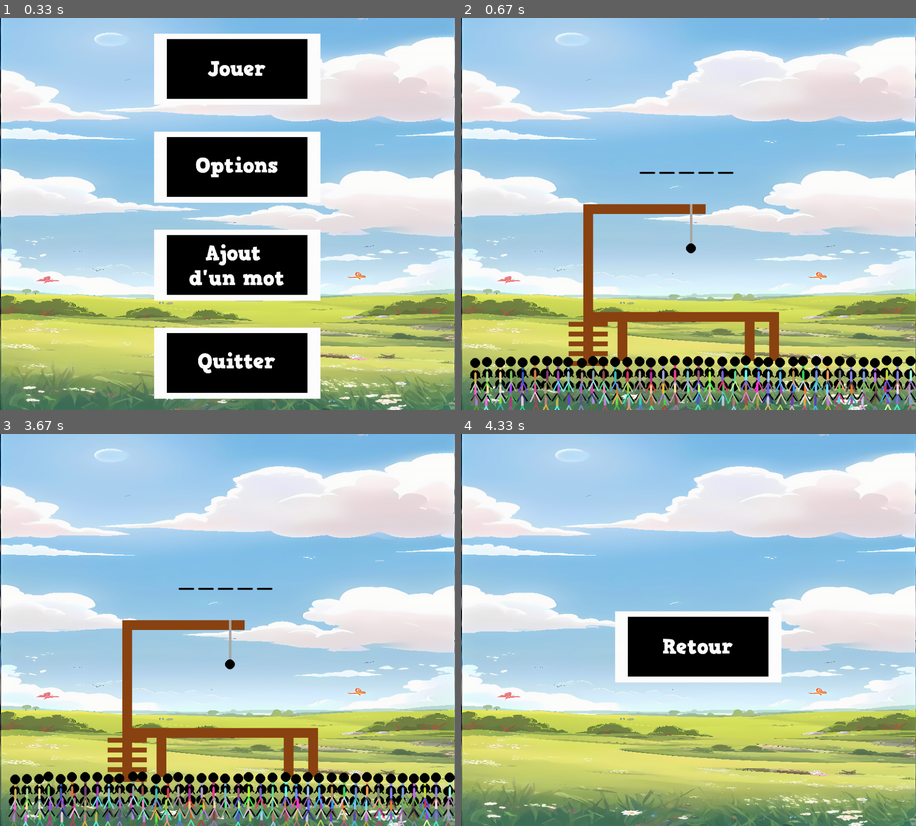
Above: before the commit, frames 1-4 (two rows, left to right).
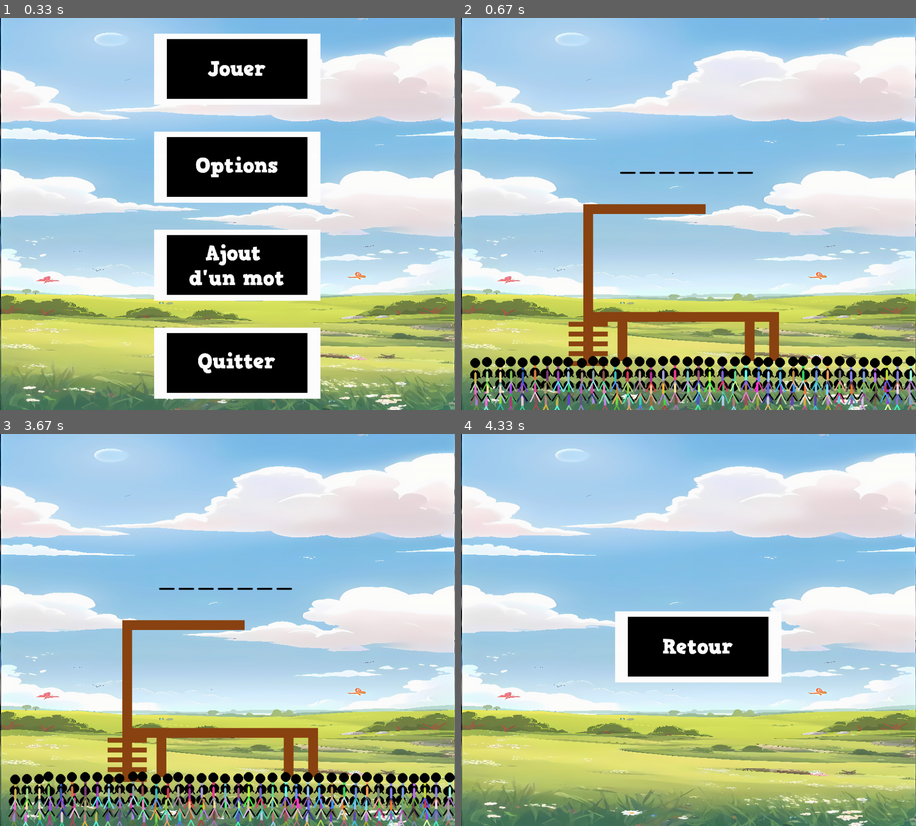
Above: after the commit, the same moments.

Repository: RyderBlack/pendu_python
Game: pygame game, started from mainV7.py
Two runs of this game, one before a commit and one after it. Both use one fixed random seed, a clock stepped at 60 frames per second and the inputs below.
Inputs (mouse positions are in pixels of both pictures, inside the frame that each line leads up to):
- Up to frame 1 (0.33 s): no input
- Up to frame 2 (0.67 s): press the mouse at (697, 68) at 0.37 s; move the mouse to (697, 198) at 0.47 s; release the mouse at (702, 331) at 0.6 s
- Up to frame 3 (3.67 s): type "ann" at 0.67 s; tap Enter at 1, 1.88, 3.18 s; tap Space at 1.22 s; press the mouse at (236, 645) at 1.58 s; move the mouse to (232, 567) at 1.68 s; release the mouse at (232, 488) at 1.82 s; type "a" at 3.05 s; press the mouse at (236, 484) at 3.58 s
- Up to frame 4 (4.33 s): move the mouse to (774, 512) at 3.68 s; release the mouse at (856, 543) at 3.82 s; move the mouse to (629, 567) at 3.92 s; tap Space at 3.95, 4.25 s

Frame 1 is identical in both runs. In frame 2, 0.1% of the frame differs, in the area x 34-65%, y 39-61%; in frame 3, 0.1%; in frame 4, nothing differs.

Commit message:
refactor: bug fix for menu display and secret hangman

Diff:
--- a/mainV7.py
+++ b/mainV7.py
@@ -25,13 +25,13 @@
 
 # Secret ending asset if failed game
 perso = pygame.image.load("./images/un_pendu2.png").convert_alpha() # 108x400 px
-persoRect = perso.get_rect() #crée un rectangle autour d'une image
-persoRect.topleft = (450, 420) #dimension du rectangle
+persoRect = perso.get_rect() # draw a rectangle around image
+persoRect.topleft = (450, 420) # size of rectangle
 
 # Secret ending asset for hardcore mode
-perso2 = pygame.image.load("./images/its_me.png").convert_alpha()
-persoRect2 = perso.get_rect()
-persoRect2.topleft = (0, 0)
+perso2 = pygame.image.load("./images/its_me.png").convert()
+perso2_scaled = pygame.transform.scale(perso2, (930,800))
+
 
 # FONT & TEXT
 police = pygame.font.Font(None, 35)
@@ -75,8 +75,8 @@
     def store_words(self):
         with open('words.txt','r') as file:
             self.word_list = file.read().splitlines()
-            self.chosen_word = random.choice(self.word_list)
-            print(self.chosen_word)
+            self.chosen_word = random.choice(self.word_list).strip()
+            print(self.chosen_word.strip())
 
     # display an input screen and add a new word in word_list AND in words.txt file
     def add_word(self):
@@ -141,6 +141,7 @@
                             letter_render = police.render(guessed_letter, True, self.NOIR)
                             screen.blit(letter_render, (start_x + position * 42, 280))
 
+
     # Draw the full hangman body
     def draw(self):
         self.x = 50
@@ -155,32 +156,45 @@
                            (self.x - 10, self.y + 25))
             self.x += 25
 
-        # To display secret asset #1
-        if len(self.lettre_fausse) >= 6:
-            screen.blit(perso, persoRect)
-
-        # Display the hangman body parts HERE
-        else:
-            if len(self.lettre_fausse) >= 1:
-                pygame.draw.circle(screen, self.NOIR, (470, 465), 15)  # Head
-            if len(self.lettre_fausse) >= 2:
-                pygame.draw.line(screen, self.NOIR, (470, 480), (470, 540), 5)  # Body
-            if len(self.lettre_fausse) >= 3:
-                pygame.draw.line(screen, self.NOIR, (470, 500), (430, 520), 5)  # Left arm
-            if len(self.lettre_fausse) >= 4:
-                pygame.draw.line(screen, self.NOIR, (470, 500), (510, 520), 5)  # Right arm
-            if len(self.lettre_fausse) >= 5:
-                pygame.draw.line(screen, self.NOIR, (470, 540), (440, 570), 5)  # Left leg
-            if len(self.lettre_fausse) >= 6:
-                pygame.draw.line(screen, self.NOIR, (470, 540), (500, 570), 5)  # Right leg
+            # To display secret asset #1
+            if len(self.lettre_fausse) >= 7:
+                print("lettre fausse : ",len(self.lettre_fausse))
+                clear_rect = pygame.Rect(430, 450, 80, 130)
+                screen.blit(background.subsurface(clear_rect), clear_rect)
+                pygame.draw.line(screen, GRAY, (470, 380), (470, 460), 5)
+                screen.blit(perso, persoRect)
+
+
+            # Display the hangman body parts HERE
+            else:
+                if len(self.lettre_fausse) >= 1:
+                    pygame.draw.line(screen, GRAY, (470, 380), (470, 460), 5)  # Rope line
+                    # pygame.draw.circle(screen, BLACK, (470, 470), 10)  # Rope knot
+                if len(self.lettre_fausse) >= 2:
+                    pygame.draw.circle(screen, self.NOIR, (470, 465), 15)  # Head
+                if len(self.lettre_fausse) >= 3:
+                    pygame.draw.line(screen, self.NOIR, (470, 480), (470, 540), 5)  # Body
+                if len(self.lettre_fausse) >= 4:
+                    pygame.draw.line(screen, self.NOIR, (470, 500), (430, 520), 5)  # Left arm
+                if len(self.lettre_fausse) >= 5:
+                    pygame.draw.line(screen, self.NOIR, (470, 500), (510, 520), 5)  # Right arm
+                if len(self.lettre_fausse) >= 6:
+                    pygame.draw.line(screen, self.NOIR, (470, 540), (440, 570), 5)  # Left leg
+
+                if len(self.lettre_fausse) >= 7:
+                    pygame.draw.line(screen, self.NOIR, (470, 540), (500, 570), 5)  # Right leg
+
+
 
     # VICTORY SCREEN
     def show_victory_screen(self):
+        pygame.time.wait(1500)
         victory_message = "Victoire ! Félicitations !"
         self.display_end_screen(victory_message, (0, 255, 0))
 
     # DEFEAT SCREEN
     def show_defeat_screen(self):
+        pygame.time.wait(1500)
         defeat_message = "Défaite ! Vous avez perdu !"
         self.display_end_screen(defeat_message, (255, 0, 0))
 
@@ -201,17 +215,20 @@
                         self.chosen_word = random.choice(self.word_list)
                         return True # Restart
                     elif event.key == pygame.K_ESCAPE:
+                        pygame.quit()
+                        sys.exit()
                         return False # Quit
 
+
             screen.fill((0, 0, 0))
 
-            message_font = pygame.font.SysFont("arial", 60)
+            message_font = pygame.font.SysFont("arialblack", 50)
             message_surface = message_font.render(message, True, text_color)
             message_rect = message_surface.get_rect(center=(WIDTH // 2, HEIGHT // 2))
             screen.blit(message_surface, message_rect)
 
-            instructions = "Appuyez sur Entrée pour recommencer ou sur Échap pour quitter"
-            instructions_font = pygame.font.SysFont("arial", 30)
+            instructions = "Appuyez sur Entrée pour revenir au menu ou sur Échap pour quitter"
+            instructions_font = pygame.font.SysFont("arialblack", 20)
             instructions_surface = instructions_font.render(instructions, True, (255, 255, 255))
             instructions_rect = instructions_surface.get_rect(center=(WIDTH // 2, HEIGHT // 2 + 60))
             screen.blit(instructions_surface, instructions_rect)
@@ -248,11 +265,10 @@
 
 
     def draw_character(self):
-
         pygame.draw.circle(screen, (0, 0, 0), (self.x, self.y), 10)  # Head
 
         # Body (shirt)
-        pygame.draw.line(screen, self.shirt_color, (self.x, self.y + 10), (self.x, self.y + 40), 5)  # Corps
+        pygame.draw.line(screen, self.shirt_color, (self.x, self.y + 10), (self.x, self.y + 40), 5)  # Body
 
         # Arms (Black)
         pygame.draw.line(screen, (0, 0, 0), (self.x, self.y + 15), (self.x - 10, self.y + 30), 3)  # Left Arm
@@ -263,7 +279,7 @@
         pygame.draw.line(screen, self.pants_color, (self.x, self.y + 40), (self.x + 10, self.y + 60), 3)  # Jambe droite
 
     def draw_audience(self):
-        # Dessine un public en plusieurs rangées avec des déplacements animés.
+        # Draw a crowd in several rows with animated movements
         for row in range(self.rows):
             for col in range(self.cols):
                 index = row * self.cols + col
@@ -275,12 +291,12 @@
                 self.draw_character()
 
     def update_animations(self):
-        # Met à jour les déplacements aléatoires
+        # Randomize crowd movements
         for i in range(len(self.animations)):
-            self.animations[i][0] += random.uniform(-0.5, 0.5)  # Mouvement horizontal
-            self.animations[i][1] += random.uniform(-0.5, 0.5)  # Mouvement vertical
-
-            # Limite les déplacements
+            self.animations[i][0] += random.uniform(-0.5, 0.5)  # Horizontal movement
+            self.animations[i][1] += random.uniform(-0.5, 0.5)  # Vertical movement
+
+            # Limit movements
             self.animations[i][0] = max(-self.max_movement, min(self.max_movement, self.animations[i][0]))
             self.animations[i][1] = max(-self.max_movement, min(self.max_movement, self.animations[i][1]))
 
@@ -358,7 +374,7 @@
 
     def run(self):
 
-        self.game.store_words()
+        # self.game.store_words()
         while self.game.is_running :
 
             # The First BG
@@ -388,8 +404,6 @@
                         self.menu_state = "main"
 
                 if self.menu_state == "play":
-                    # if screen.blit(background, (0, 0)):
-                    #     pass
                     if retour_button.draw(screen):
                         self.menu_state = "main"
                         self.game_paused = True
@@ -397,26 +411,45 @@
             # GAME LOGIC HERE
             else:
                 self.anim.update_animations()
-                # L'échafaud
-                pygame.draw.rect(screen, BROWN, (250, 600, 400, 20))  # Plateforme
-                # Poteaux
-                pygame.draw.rect(screen, BROWN, (250, 400, 20, 200))  # Poteau gauche
-                pygame.draw.rect(screen, BROWN, (250, 380, 250, 20))  # Poutre horizontale
-                # Pieds
-                pygame.draw.rect(screen, BROWN, (320, 620, 20, 80))  # Pied gauche avant
-                pygame.draw.rect(screen, BROWN, (630, 620, 20, 80))  # Pied droit avant
-                pygame.draw.rect(screen, BROWN, (250, 620, 20, 80))  # Pied gauche arrière
-                pygame.draw.rect(screen, BROWN, (580, 620, 20, 80))  # Pied droit arrière
-                # Escalier
+                # The base
+                pygame.draw.rect(screen, BROWN, (250, 600, 400, 20))  # Plateform
+                # Poles
+                pygame.draw.rect(screen, BROWN, (250, 400, 20, 200))  # Left pole
+                pygame.draw.rect(screen, BROWN, (250, 380, 250, 20))  # Horizontal pole
+                # Feet
+                pygame.draw.rect(screen, BROWN, (320, 620, 20, 80))  # Left feet front
+                pygame.draw.rect(screen, BROWN, (630, 620, 20, 80))  # Right feet front
+                pygame.draw.rect(screen, BROWN, (250, 620, 20, 80))  # Left feet back
+                pygame.draw.rect(screen, BROWN, (580, 620, 20, 80))  # Right feet back
+                # Stairs
                 for i in range(5):
                     pygame.draw.rect(screen, BROWN, (220, 620 + i * 20, 80, 10))
-                # Corde
-                pygame.draw.line(screen, GRAY, (470, 380), (470, 460), 5)  # Ligne de la corde
-                pygame.draw.circle(screen, BLACK, (470, 470), 10)  # Noeud de la corde
+
                 self.anim.draw_audience()
 
                 self.game.draw()
                 self.game.show_lines()
+
+                # CHECK VICTORY OR DEFEAT HERE
+                if self.game.life == 0:
+                    pygame.time.wait(500)
+                    result = self.game.show_defeat_screen()
+                    self.game_paused = True
+                    self.menu_state = "main"
+                elif set(self.game.chosen_word) == set(self.game.lettre_mot):
+                    pygame.time.wait(500)
+                    result = self.game.show_victory_screen()
+                    self.game_paused = True
+                    self.menu_state = "main"
+                else:
+                    result = None
+
+                if result:
+                    self.game_paused = True
+                    self.menu_state = "main"
+                elif result == False:
+                    pygame.quit()
+                    sys.exit()
 
                 pygame.display.flip() # To update the screen after each loop
                 self.clock.tick(120)
@@ -431,22 +464,6 @@
 
                 if event.type == QUIT:
                     # self.game.is_running = False
-                    pygame.quit()
-                    sys.exit()
-
-
-                # CHECK VICTORY OR DEFEAT HERE
-                if self.game.life <= 0:
-                    result = self.game.show_defeat_screen()
-                elif set(self.game.chosen_word) == set(self.game.lettre_mot):
-                    result = self.game.show_victory_screen()
-                else:
-                    result = None
-
-                if result == True:
-                    self.game_paused = True
-                    self.menu_state = "main"
-                elif result == False:
                     pygame.quit()
                     sys.exit()
 
@@ -473,7 +490,7 @@
                                     self.game.you.append(event.unicode.lower())
                                     self.game.are += 1
                                     if len(self.game.who) == len(self.game.you):
-                                        screen.blit(perso2, persoRect2)
+                                        screen.blit(perso2_scaled, (0,0))
                                         self.game.is_running = False
                                         pygame.display.update()
                                         pygame.time.wait(500)
@@ -487,6 +504,8 @@
                                     print("Nope!")
                                     self.game.you
                                     self.game.lettre_fausse.append(event.unicode.lower())
+                                    self.game.life -= 1
+                                    print(self.game.life)
                                     # print(f"ceci est {self.game.lettre_mot}")
                                     self.game.draw()
                             else:
@@ -497,6 +516,8 @@
                             # print(self.game.lettre_mot)
                             # print(self.game.you)
 
+
+
             pygame.display.update()
         pygame.quit()
         sys.exit
--- a/words.txt
+++ b/words.txt
@@ -9,29 +9,27 @@
 bateau
 livre
 porte
-fenêtre
 chaise
 table
-école
+ecole
 professeur
-élève
+eleve
 ordinateur
-télévision
 radio
 musique
-cinéma
+cinema
 plage
 montagne
-rivière
+riviere
 colline
-forêt
+foret
 ciel
 nuage
 pluie
 neige
 vent
 orage
-éclair
+eclair
 feu
 eau
 terre
@@ -49,9 +47,9 @@
 serpent
 tigre
 lion
-éléphant
+elephant
 girafe
-zèbre
+zebre
 singe
 panda
 requin
@@ -61,12 +59,12 @@
 papillon
 abeille
 fourmi
-araignée
+araignee
 escargot
 tortue
 dragon
-sirène
-fantôme
+sirene
+fantome
 vampire
 sorcier
 magicien
@@ -75,8 +73,7 @@
 reine
 chevalier
 dragon
-château
-forteresse
+chateau
 tour
 mur
 soldat
@@ -94,14 +91,13 @@
 sagesse
 argent
 or
-argenté
 bijou
 bracelet
 collier
 anneau
-épée
+epee
 arc
-flèche
+fleche
 bouclier
 armure
 pomme
@@ -111,26 +107,25 @@
 fraise
 cerise
 poire
-pêche
+peche
 abricot
 mangue
 ananas
 kiwi
-pastèque
+pasteque
 melon
 citron
 pamplemousse
 tomate
 carotte
-pomme de terre
 poivron
 courgette
 aubergine
 salade
-épinard
+epinard
 haricot
 pois
-maïs
+mais
 brocoli
 chou
 concombre
@@ -138,16 +133,16 @@
 ail
 champignon
 riz
-pâtes
+pates
 pain
 fromage
 lait
 yaourt
 beurre
-crème
-œuf
+creme
+oeuf
 poulet
-bœuf
+boeuf
 porc
 agneau
 poisson
@@ -155,7 +150,7 @@
 crabe
 homard
 moule
-huître
+huitre
 escargot
 saucisse
 jambon
@@ -164,18 +159,18 @@
 sandwich
 croissant
 baguette
-gâteau
+gateau
 tarte
 glace
 chocolat
 bonbon
 biscuit
-café
-thé
+cafe
+the
 jus
 eau
 vin
-bière
+biere
 champagne
 vodka
 whisky
@@ -184,8 +179,6 @@
 salon
 cuisine
 chambre
-salle de bain
-toilettes
 garage
 jardin
 balcon
@@ -194,16 +187,14 @@
 cave
 couloir
 escalier
-ascenseur
 toit
 mur
 plafond
 sol
-fenêtre
 rideau
 lampe
 ampoule
-canapé
+canape
 fauteuil
 lit
 matelas
@@ -211,7 +202,7 @@
 couverture
 armoire
 tiroir
-étagère
+etagere
 table
 chaise
 tapis
@@ -219,48 +210,40 @@
 horloge
 tableau
 photo
-téléphone
-ordinateur portable
+telephone
 clavier
 souris
 imprimante
-écran
-câble
-télécommande
+ecran
+cable
+telecommande
 ventilateur
 chauffage
 climatisation
 four
-micro-ondes
-réfrigérateur
-congélateur
-lave-vaisselle
-lave-linge
-sèche-linge
+refrigerateur
+congelateur
 voiture
 moto
-vélo
+velo
 camion
 bus
 train
 avion
 bateau
-hélicoptère
+helicoptere
 fusée
-métro
+metro
 tramway
 taxi
-vélo électrique
-trottinette
-feu rouge
+feu
 carrefour
 pont
 tunnel
 autoroute
-station-service
 garage
 parking
-clé
+cle
 serrure
 ceinture
 casque
@@ -268,12 +251,12 @@
 lunettes
 chapeau
 casquette
-écharpe
+echarpe
 manteau
 veste
 pull
 chemise
-t-shirt
+tshirt
 pantalon
 jupe
 robe
@@ -286,23 +269,19 @@
 maillot
 pyjama
 cravate
-ceinture
 sac
 valise
 portefeuille
 montre
 bracelet
 collier
-boucles d'oreilles
 bague
 parapluie
-lunettes de soleil
 peigne
 brosse
 shampooing
 savon
 dentifrice
-brosse à dents
 rasoir
 ciseaux
 serviette
